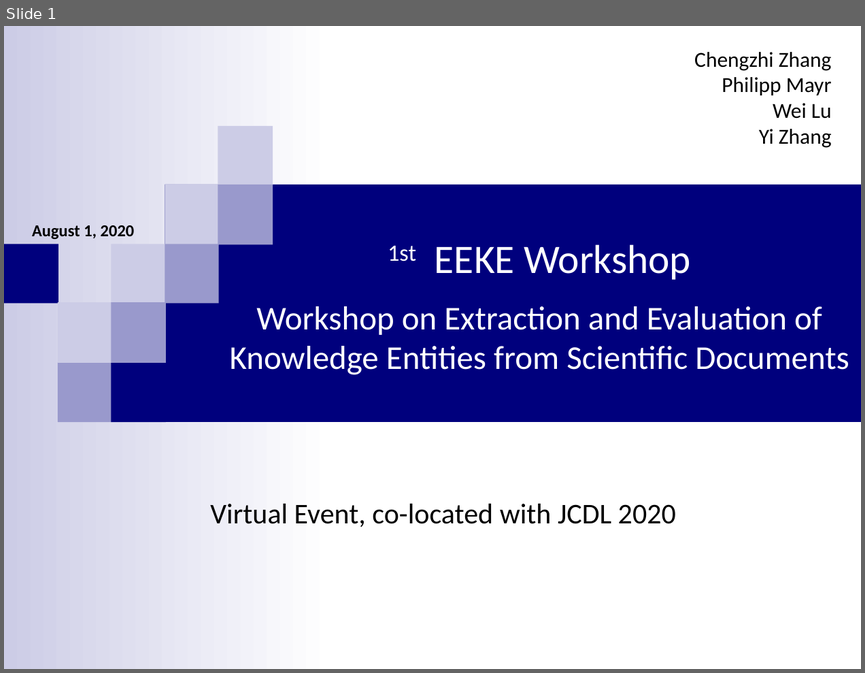
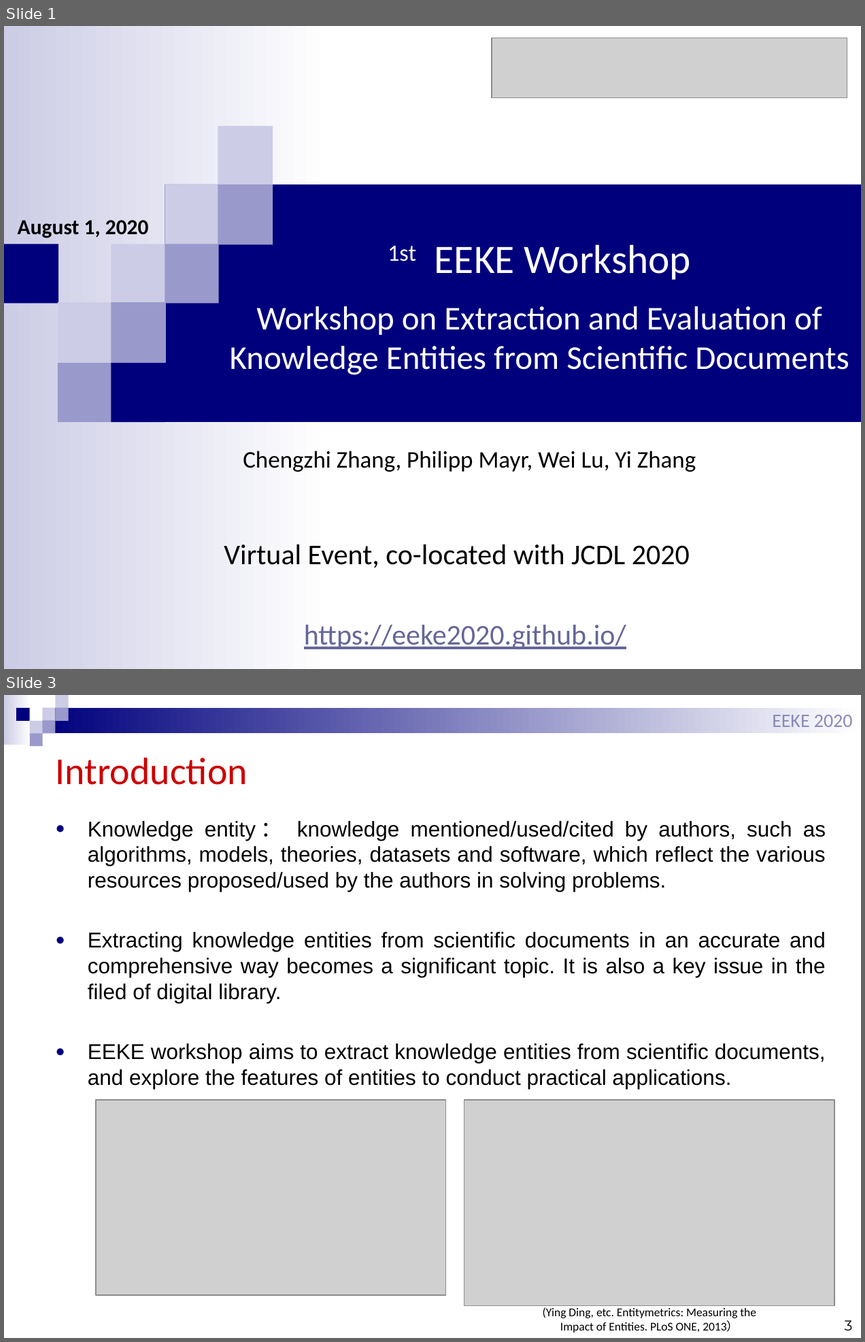
Before and after one commit to EEKE2020/EEKE2020.github.io, a slide deck: slides/eeke2020_intro.pptx. Shown one above the other, each under a label of ours: slide 1 before the commit, slides 1 and 3 after it; the slides between them are not shown. The pictures are 865x673 and 865x1342 pixels, drawn with LibreOffice and Linux fonts; fonts in the diff are those of the drawing; grey boxes stand for pictures. Boxes give left, top, right and bottom in pixels: in the first picture for what was removed or moved away, otherwise in the second. Text is boxed around its words. In the diff, an @@ line names an element or a change of style, - is before the commit and + after.

```diff
--- a/slides/eeke2020_intro.pptx
+++ b/slides/eeke2020_intro.pptx
@@ slide 3 added at [4, 695, 861, 1338], background #FFFFFF @@
@@ text added at [772, 715, 853, 727], 16 pt, text #8A8AB9 @@
+EEKE 2020
@@ group added at [4, 695, 861, 747]: 9 rectangles @@
@@ title added at [56, 758, 247, 785], 32 pt, text #CC0000 @@
+Introduction
@@ text added at [88, 821, 825, 1089], 18 pt, text #000000 @@
+● Knowledge entity： knowledge mentioned/used/cited by authors, such as algorithms, models, theories, datasets and software, which reflect the various resources proposed/used by the authors in solving problems.
+● Extracting knowledge entities from scientific documents in an accurate and comprehensive way becomes a significant topic. It is also a key issue in the filed of digital library.
+● EEKE workshop aims to extract knowledge entities from scientific documents, and explore the features of entities to conduct practical applications.
@@ picture added at [96, 1100, 445, 1295] @@
@@ picture added at [464, 1100, 834, 1305] @@
@@ text added at [543, 1307, 756, 1332], 10 pt, text #000000 @@
+(Ying Ding, etc. Entitymetrics: Measuring the Impact of Entities. PLoS ONE, 2013）
@@ page number added at [844, 1320, 853, 1330], 12 pt, text #000000 @@
+3
@@ slide 1 changed as well @@
@@ picture added at [492, 38, 847, 98] @@
@@ text "August 1, 2020": place and size @@
-text "August 1, 2020" at [32, 225, 135, 239]
+text "August 1, 2020" at [18, 220, 149, 238]
@@ text "August 1, 2020" at [18, 220, 149, 238]: size 14 to 18 pt; more space between paragraphs @@
@@ text at [243, 450, 696, 471]: text changed; size 18 to 20 pt @@
-Chengzhi Zhang
-Philipp Mayr
-Wei Lu
-Yi Zhang
+Chengzhi Zhang, Philipp Mayr, Wei Lu, Yi Zhang
@@ text "Virtual Event, co-located with JCDL ...": place and size @@
-text "Virtual Event, co-located with JCDL ..." at [210, 503, 676, 526]
+text "Virtual Event, co-located with JCDL ..." at [224, 543, 689, 567]
@@ text added at [304, 624, 626, 649], 24 pt, text #666699, underline @@
+https://eeke2020.github.io/
```
Also in this commit, not shown: 9 other slides changed, 2 other slides added, 2 slides removed.
